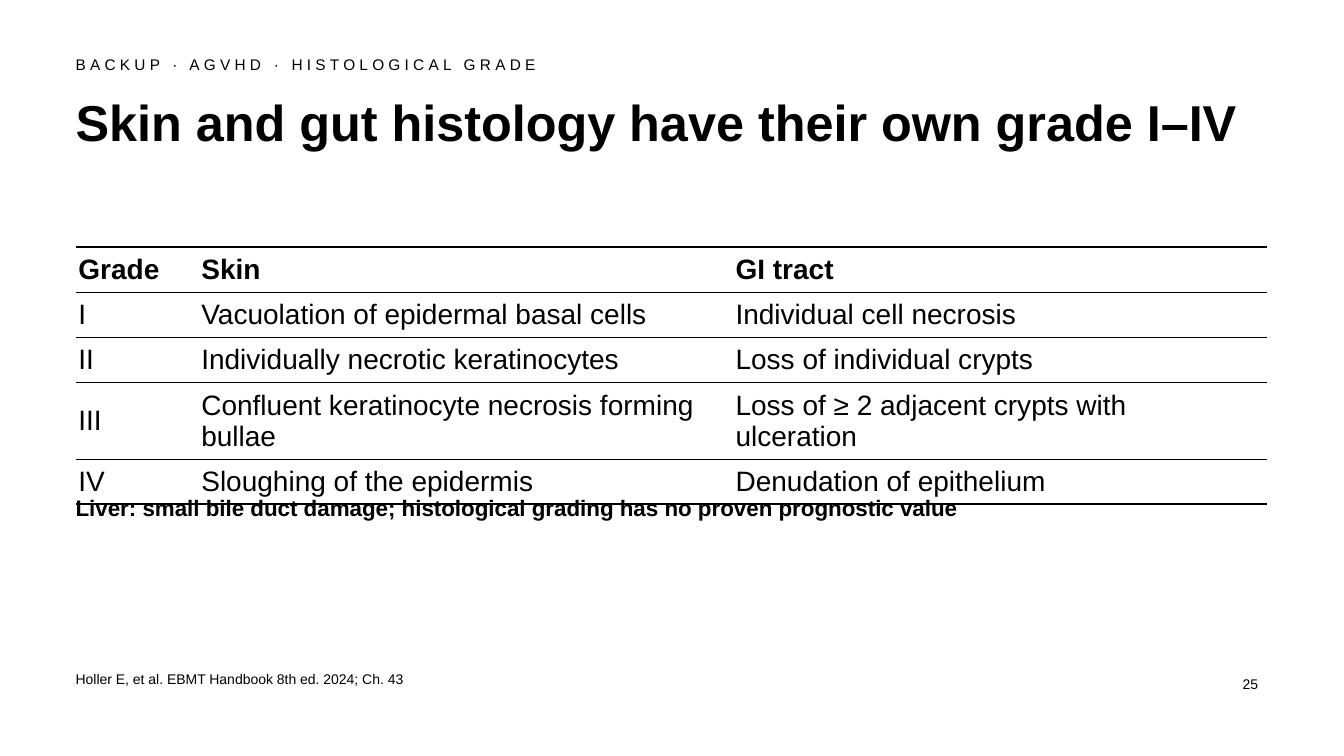
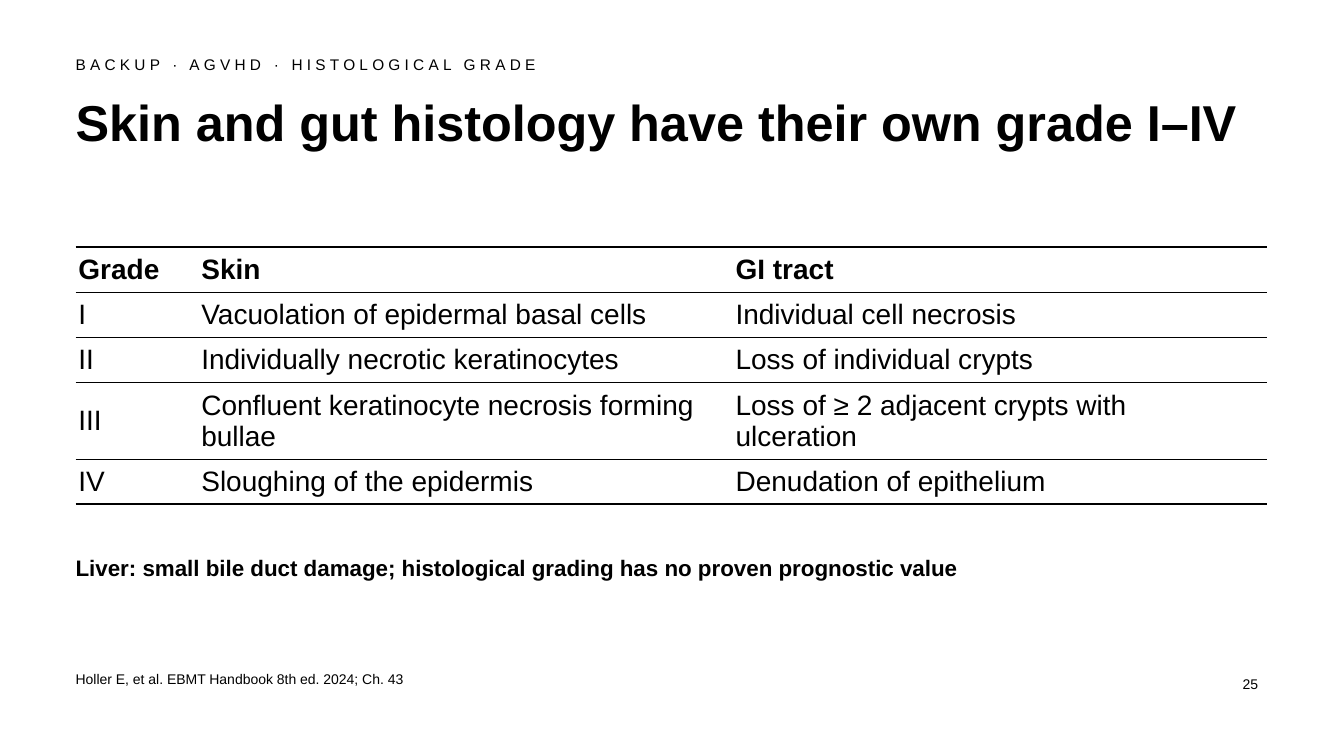
Before and after one commit to htlin222/ebmt-handbook-skill, a slide deck: slide 25 of slides/decks/s06-acute-gvhd.pptx. Drawn at 1344x756 pixels with LibreOffice and Linux fonts; fonts in the diff are those of the drawing. Boxes give left, top, right and bottom in pixels: in the first picture for what was removed or moved away, otherwise in the second. Text is boxed around its words. In the diff, an @@ line names an element or a change of style, - is before the commit and + after.

```diff
--- a/slides/decks/s06-acute-gvhd.pptx
+++ b/slides/decks/s06-acute-gvhd.pptx
@@ text "Liver: small bile duct damage; ..." moved from (x1=76, y1=499, x2=957, y2=521) to (x1=76, y1=559, x2=957, y2=581) @@
```
Also in this commit, not shown: 1 other slide changed, 1 other file.
